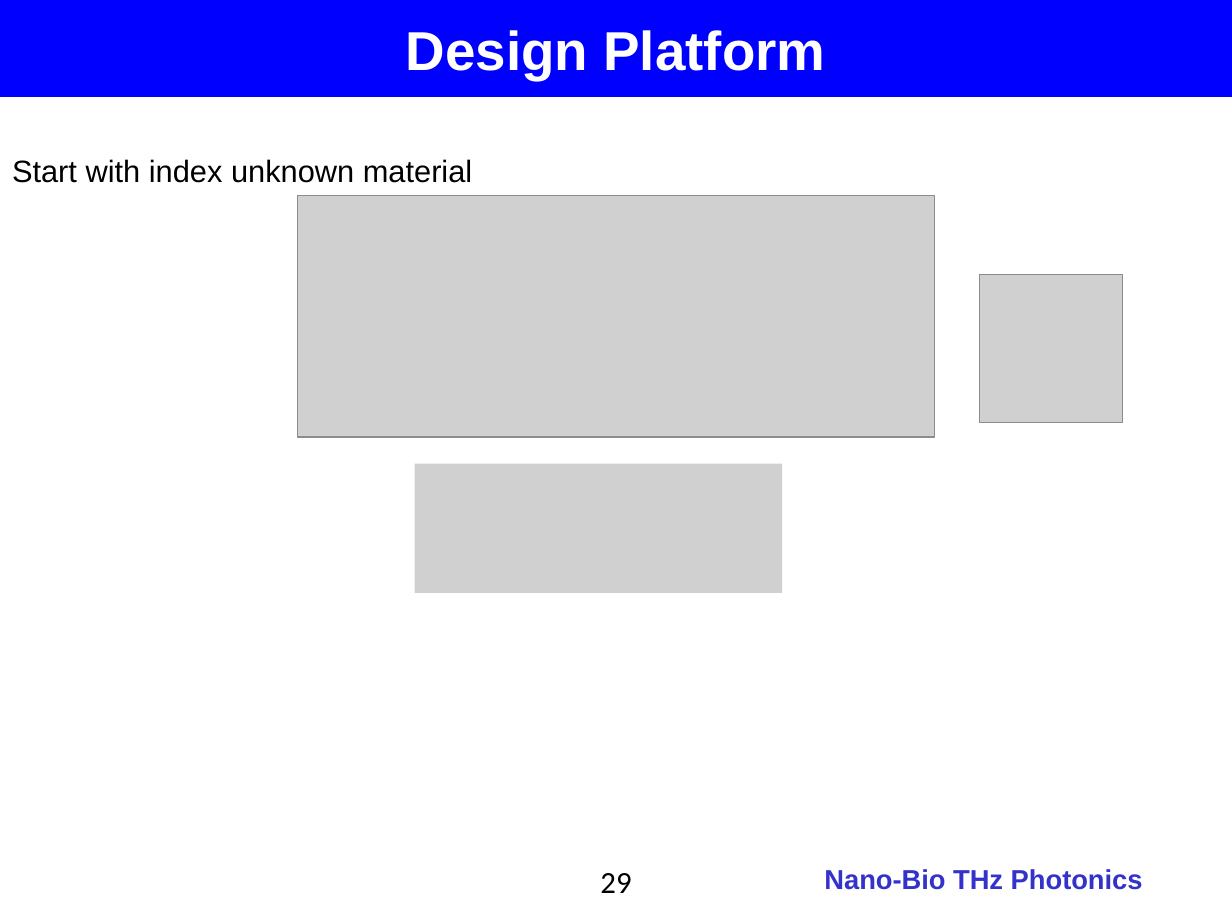
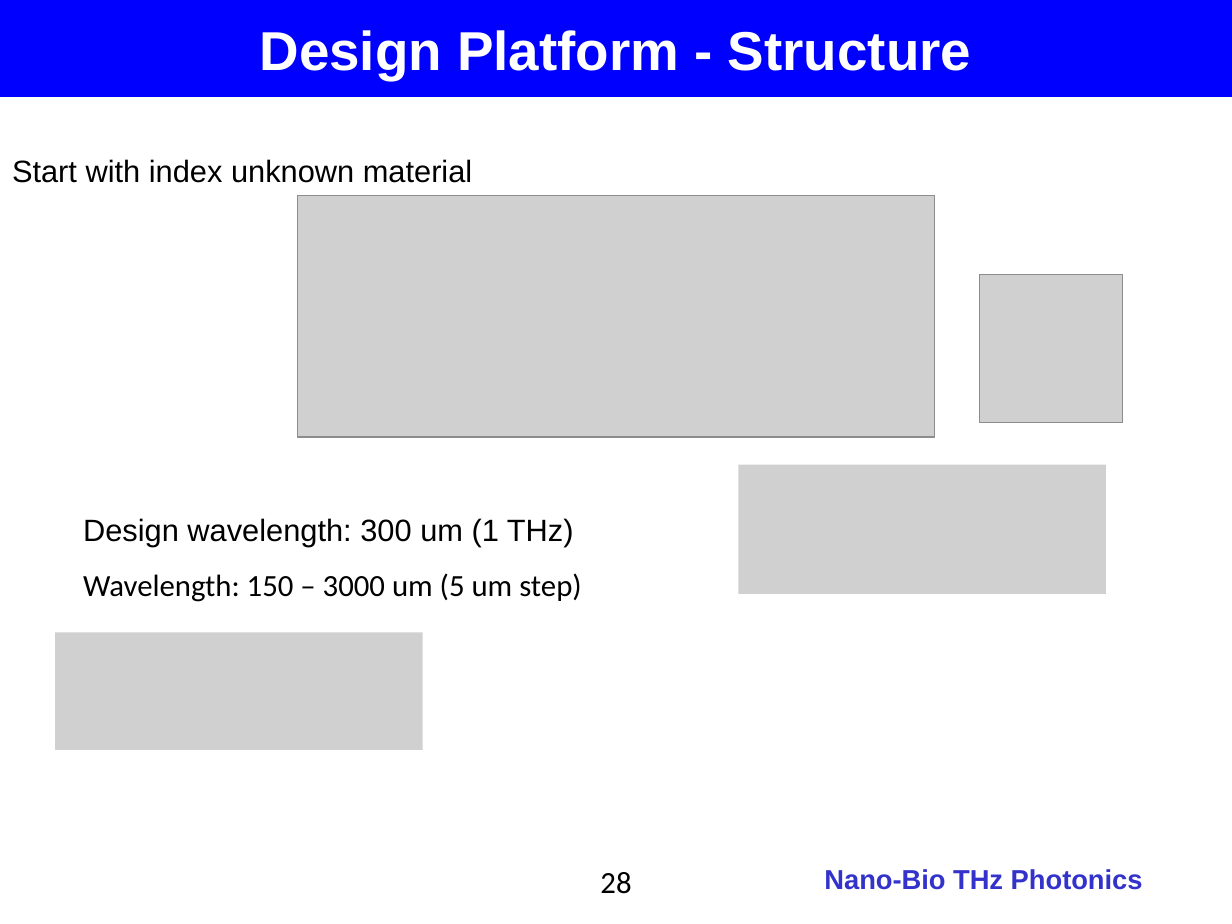
Before and after one commit to jglee96/NBTP_Lab, a slide deck: slide 28 of 개인/석사학위논문/Thesis_Presentation.pptx (slide 29 before the commit). Drawn at 1232x924 pixels with LibreOffice and Linux fonts; fonts in the diff are those of the drawing; grey boxes stand for pictures; background and template pictures are left out. Boxes give left, top, right and bottom in pixels: in the first picture for what was removed or moved away, otherwise in the second. Text is boxed around its words. In the diff, an @@ line names an element or a change of style, - is before the commit and + after.

```diff
--- a/개인/석사학위논문/Thesis_Presentation.pptx
+++ b/개인/석사학위논문/Thesis_Presentation.pptx
@@ text in rectangle at bbox=[260, 30, 971, 80]: text changed @@
-Design Platform
+Design Platform - Structure
@@ picture removed at bbox=[415, 463, 782, 593] @@
@@ picture added at bbox=[738, 464, 1105, 594] @@
@@ text added at bbox=[83, 518, 581, 602], 18 pt, text #000000 @@
+Design wavelength: 300 um (1 THz)
+Wavelength: 150 – 3000 um (5 um step)
@@ picture added at bbox=[55, 632, 423, 749] @@
@@ page number at bbox=[600, 872, 631, 894]: text changed @@
-29
+28
```
Also in this commit, not shown: 7 other slides changed, 1 slide added, 1 slide removed, 1 other file.
